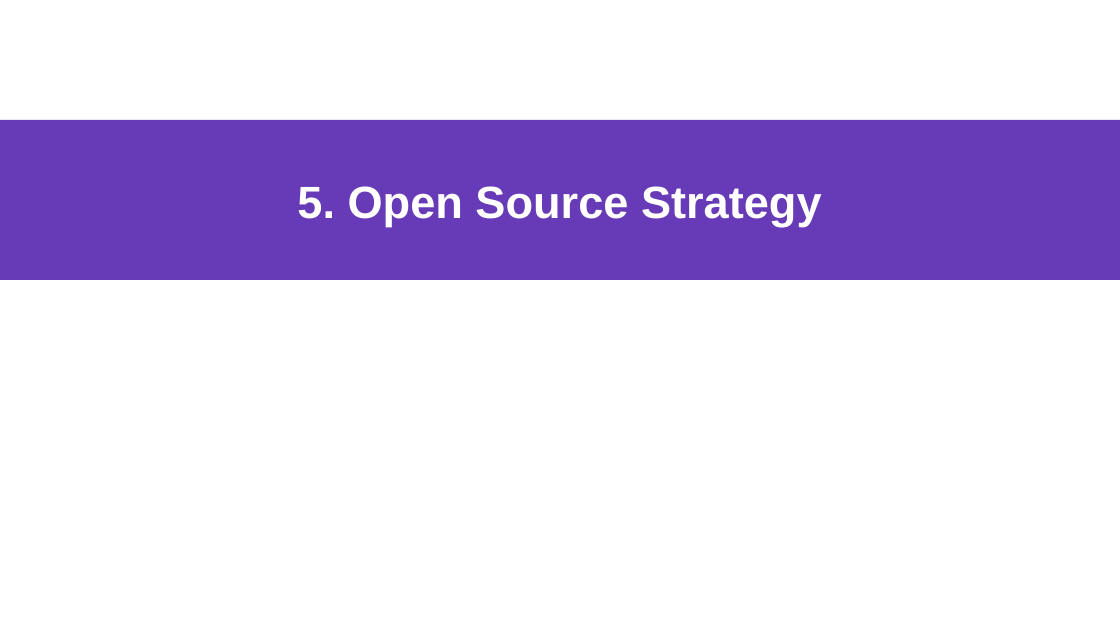
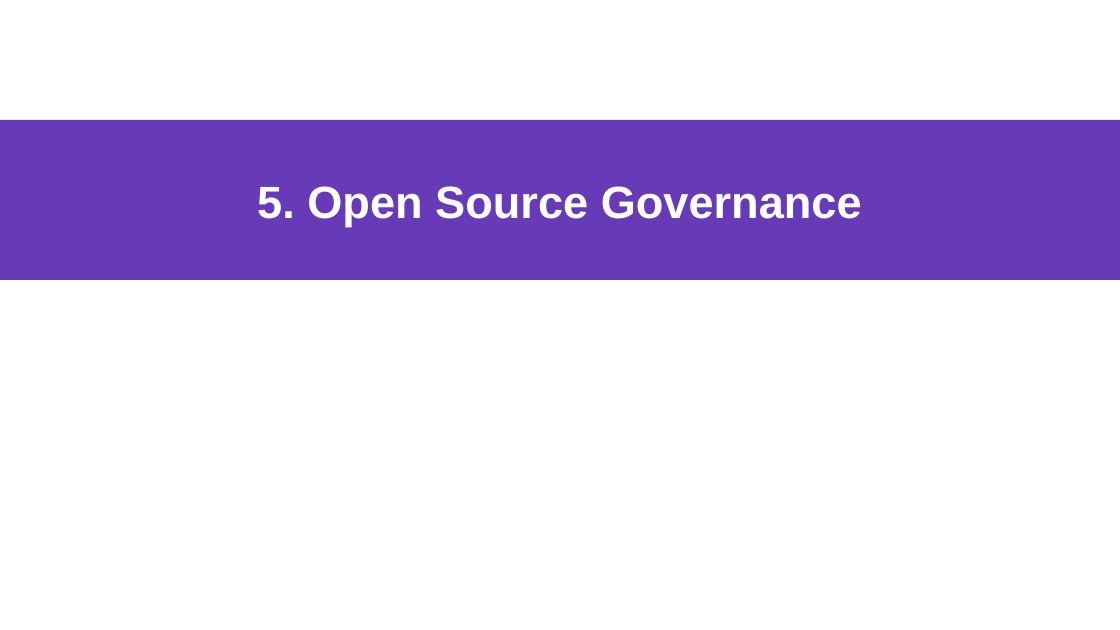
Before and after one commit to dirkriehle/coss-course, a slide deck: slide 23 of Lecture slides/COSS D02 - Research and Startup.odp. Drawn at 1120x630 pixels with LibreOffice and Linux fonts; fonts in the diff are those of the drawing. Boxes give left, top, right and bottom in pixels: in the first picture for what was removed or moved away, otherwise in the second. Text is boxed around its words. In the diff, an @@ line names an element or a change of style, - is before the commit and + after.

```diff
--- a/Lecture slides/COSS D02 - Research and Startup.odp
+++ b/Lecture slides/COSS D02 - Research and Startup.odp
@@ title at box(257, 186, 862, 226): text changed @@
-5. Open Source Strategy
+5. Open Source Governance
```
Also in this commit, not shown: 4 other slides changed, 5 slides added, 4 other files.
